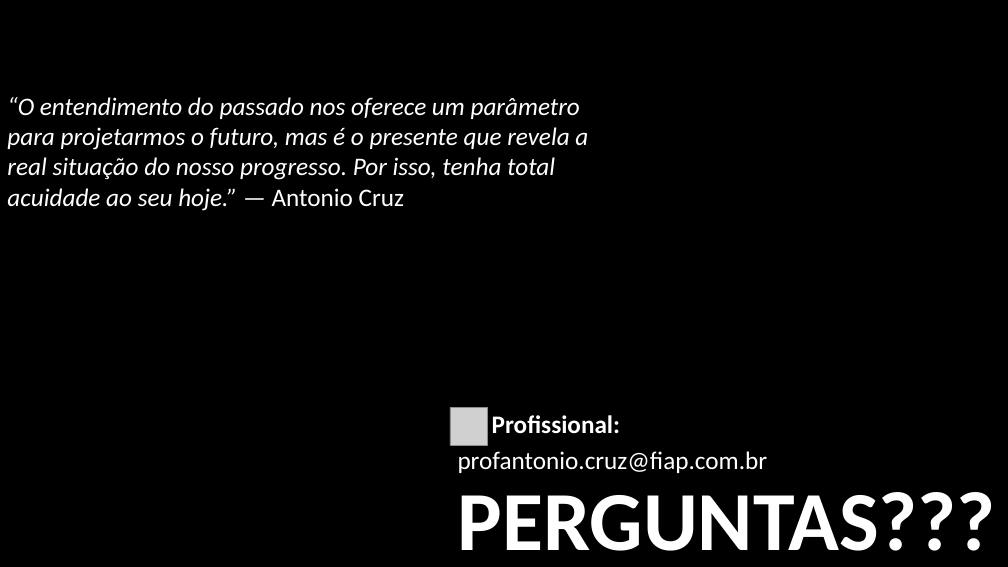
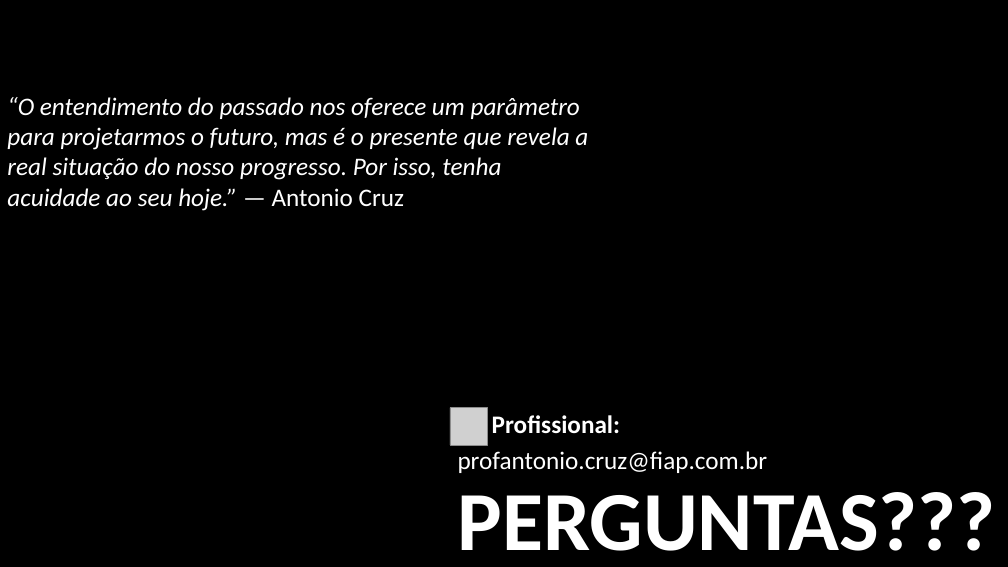
Before and after one commit to antoniocruzfiap-spec/1ESSRA, a slide deck: slide 10 of 10092026/Apresentação principal.pptx. Drawn at 1008x567 pixels with LibreOffice and Linux fonts; fonts in the diff are those of the drawing; grey boxes stand for pictures. Boxes give left, top, right and bottom in pixels: in the first picture for what was removed or moved away, otherwise in the second. Text is boxed around its words. In the diff, an @@ line names an element or a change of style, - is before the commit and + after.

```diff
--- a/10092026/Apresentação principal.pptx
+++ b/10092026/Apresentação principal.pptx
@@ text at <box>7,97,588,211</box>: text changed @@
-“O entendimento do passado nos oferece um parâmetro para projetarmos o futuro, mas é o presente que revela a real situação do nosso progresso. Por isso, tenha total acuidade ao seu hoje.” — Antonio Cruz
+“O entendimento do passado nos oferece um parâmetro para projetarmos o futuro, mas é o presente que revela a real situação do nosso progresso. Por isso, tenha acuidade ao seu hoje.” — Antonio Cruz
```
Also in this commit, not shown: 3 other slides changed.
